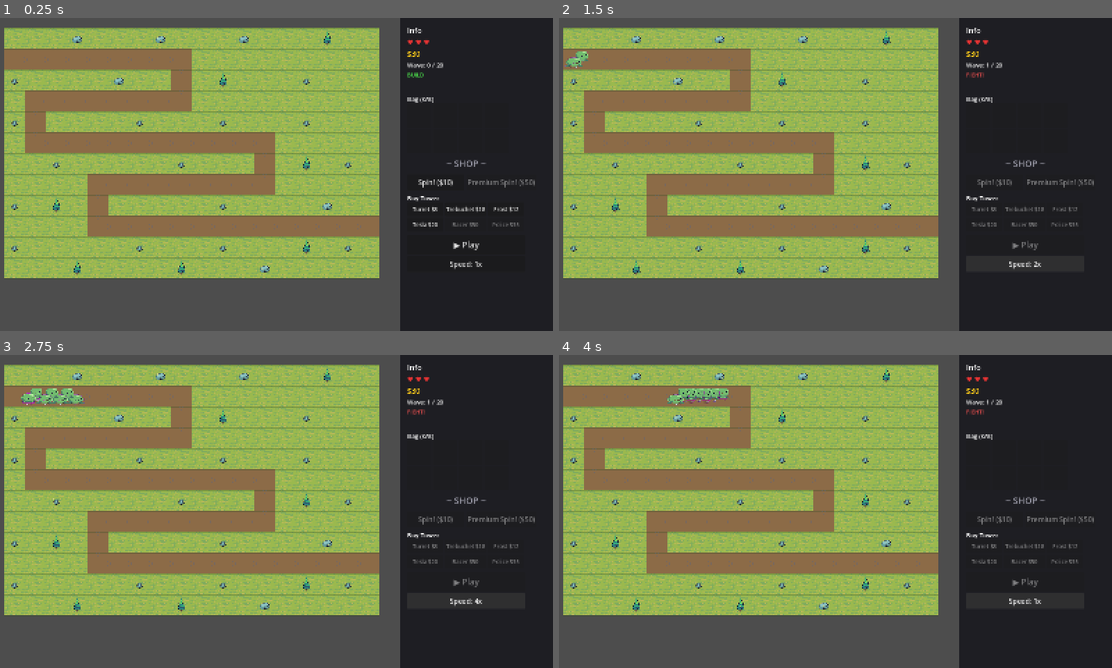
Above: before the commit, frames 1-4 (two rows, left to right).
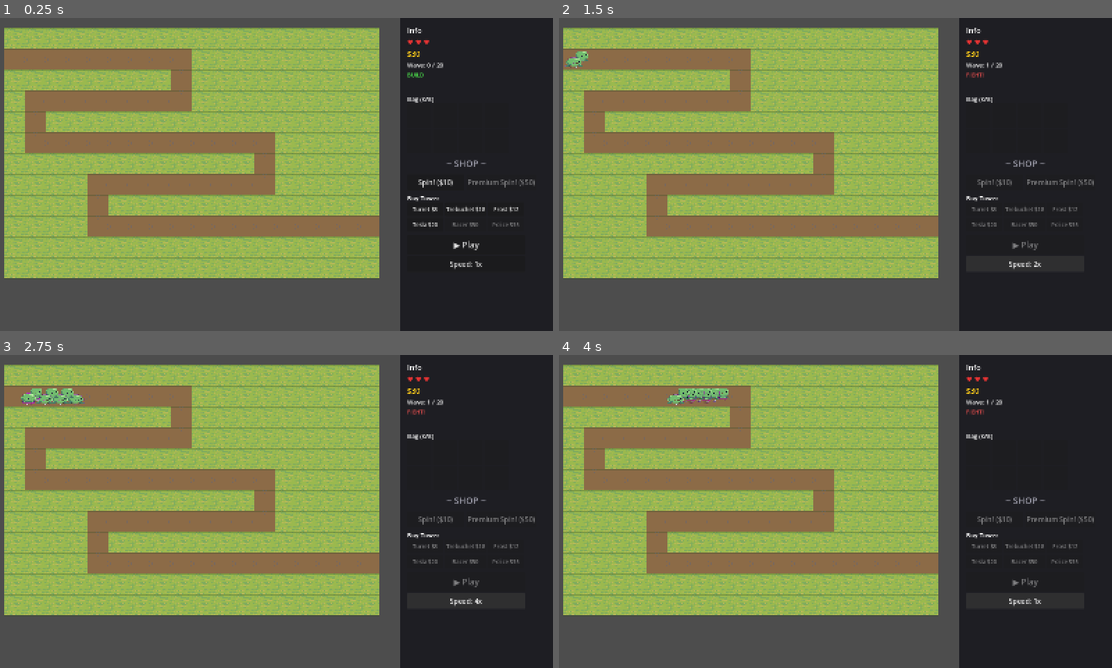
Above: after the commit, the same moments.

Repository: pkyosx/veincraft
Game: Godot game, scene res://scenes/main.tscn
Same seed, same stepped clock (60 frames per second), same inputs: the game is played once before the commit and once after it. Sound files missing from this copy of the repository are replaced by a short silence.
Inputs:
- Up to frame 1 (0.25 s): no input
- Up to frame 2 (1.5 s): click "▶ Play" at 0.5 s; click "Speed: 1x" at 1.25 s
- Up to frame 3 (2.75 s): click "Speed: 2x" at 2 s
- Up to frame 4 (4 s): click "Speed: 4x" at 2.75 s; click "Speed: 8x" at 3.5 s

The runs differ from the first frame. In frame 1, 0.7% of the frame differs, in the area x 2-64%, y 4-83%; in frame 2, 0.7%; in frame 3, 0.7%; in frame 4, 0.7%.

Commit message:
Remove all rocks and trees from map
Co-Authored-By: Claude Opus 4.6 (1M context) <noreply@anthropic.com>

Diff:
--- a/scripts/main.gd
+++ b/scripts/main.gd
@@ -70,32 +70,7 @@
 		grid[p.y][p.x] = GameData.Cell.PATH
 		path_set[p] = true
 
-	# Place some rocks and trees
-	var obstacles: Array[Vector2i] = [
-		Vector2i(3, 0), Vector2i(7, 0), Vector2i(11, 0), Vector2i(15, 0),
-		Vector2i(0, 2), Vector2i(10, 2), Vector2i(14, 2), Vector2i(5, 2),
-		Vector2i(0, 4), Vector2i(6, 4), Vector2i(10, 4), Vector2i(14, 4),
-		Vector2i(2, 6), Vector2i(8, 6), Vector2i(14, 6), Vector2i(16, 6),
-		Vector2i(0, 8), Vector2i(2, 8), Vector2i(10, 8), Vector2i(15, 8),
-		Vector2i(6, 10), Vector2i(10, 10), Vector2i(14, 10), Vector2i(16, 10),
-		Vector2i(0, 10), Vector2i(3, 11), Vector2i(8, 11), Vector2i(12, 11),
-	]
-	for obs in obstacles:
-		if grid[obs.y][obs.x] == GameData.Cell.EMPTY:
-			grid[obs.y][obs.x] = GameData.Cell.ROCK if randf() > 0.4 else GameData.Cell.TREE
-			# ~40% chance to hide a treasure
-			if randf() < 0.4:
-				var treasure_roll: float = randf()
-				if treasure_roll < 0.3:
-					hidden_treasures[obs] = "gold"  # bonus gold
-				elif treasure_roll < 0.55:
-					hidden_treasures[obs] = GameData.ItemType.TURRET
-				elif treasure_roll < 0.75:
-					hidden_treasures[obs] = GameData.ItemType.UPGRADE_DMG
-				elif treasure_roll < 0.9:
-					hidden_treasures[obs] = GameData.ItemType.UPGRADE_SPEED
-				else:
-					hidden_treasures[obs] = GameData.ItemType.TREBUCHET
+	# No obstacles
 
 func cell_to_world(pos: Vector2i) -> Vector2:
 	return GameData.GRID_OFFSET + Vector2(pos.x * GameData.CELL_SIZE + GameData.CELL_SIZE / 2, pos.y * GameData.CELL_SIZE + GameData.CELL_SIZE / 2)
